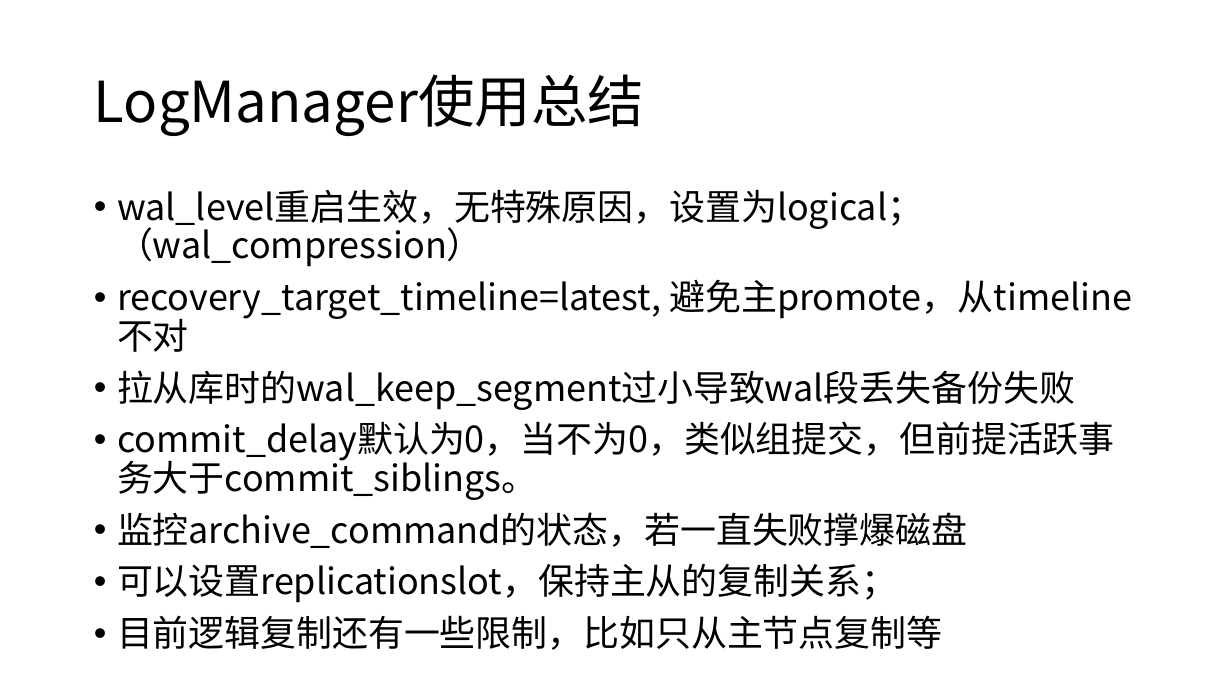
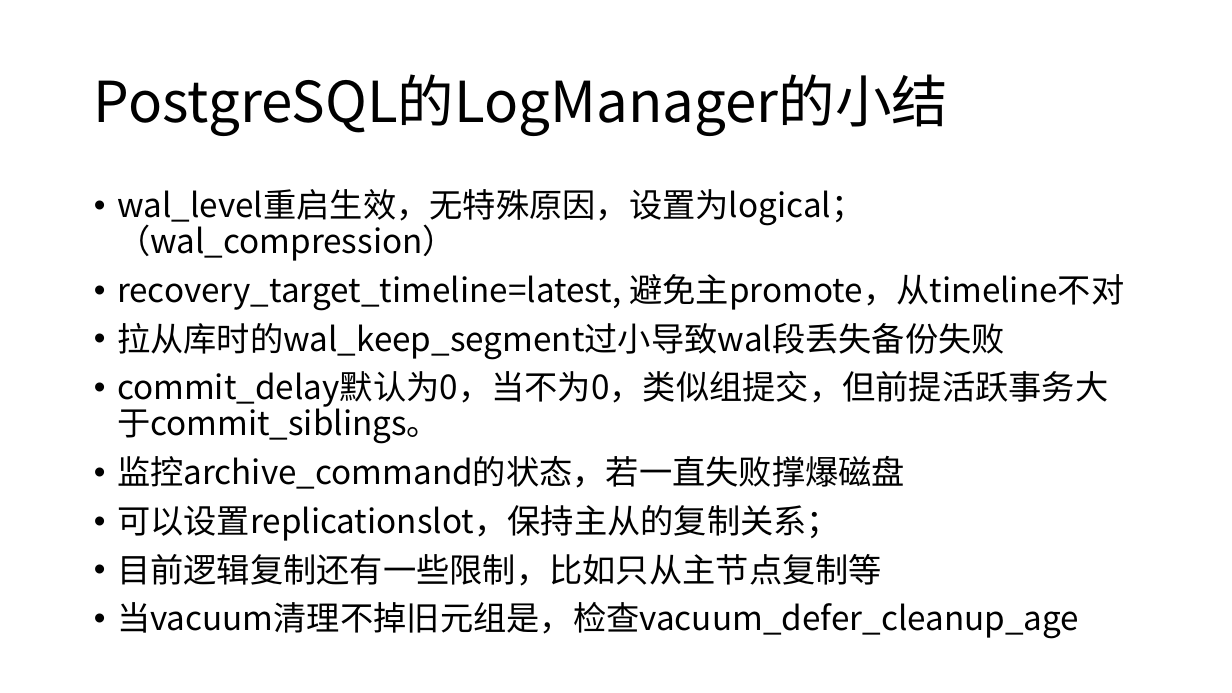
Before and after one commit to yummyliu/papers, a slide deck: slide 36 of 工作分享.pptx (slide 28 before the commit). Drawn at 1232x693 pixels with LibreOffice and Linux fonts; fonts in the diff are those of the drawing. Boxes give left, top, right and bottom in pixels: in the first picture for what was removed or moved away, otherwise in the second. Text is boxed around its words. In the diff, an @@ line names an element or a change of style, - is before the commit and + after.

```diff
--- a/工作分享.pptx
+++ b/工作分享.pptx
@@ title at [94,74,948,136]: text changed @@
-LogManager使用总结
+PostgreSQL的LogManager的小结
@@ text at [117,189,1124,586]: size 28 to 25.9 pt in "wal_level重启生效，无特殊原因，设置为logical；（wal_compression）", "recovery_target_timeline=latest, 避免主promote，从timeline不对", "拉从库时的wal_keep_segment过小导致wal段丢失备份失败", "commit_delay默认为0，当不为0，类似组提交，但前提活跃事务大于commit_siblings。" and 3 more places @@
@@ text at [117,602,1079,639]: paragraph added @@
+• 当vacuum清理不掉旧元组是，检查vacuum_defer_cleanup_age
```
Also in this commit, not shown: 23 other slides changed, 11 slides added, 3 slides removed.
